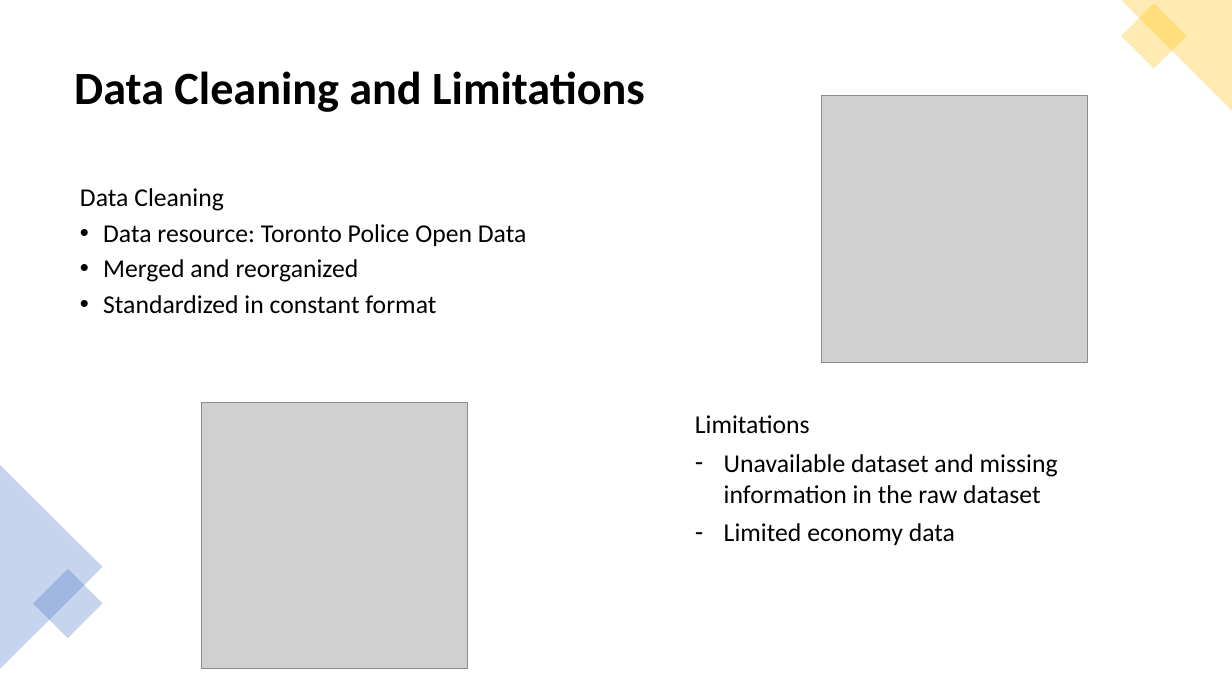
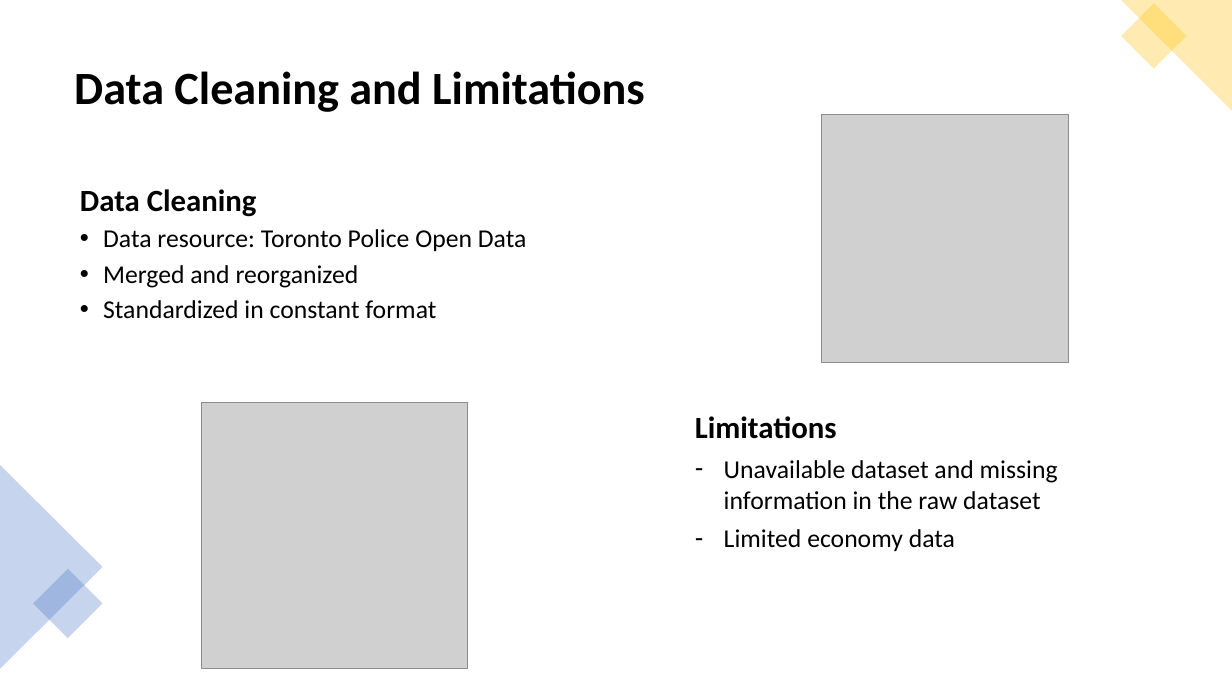
Before and after one commit to neha-nayeem/Project-01, a slide deck: slide 5 of Presentation - Project 01.pptx. Drawn at 1232x693 pixels with LibreOffice and Linux fonts; fonts in the diff are those of the drawing; grey boxes stand for pictures. Boxes give left, top, right and bottom in pixels: in the first picture for what was removed or moved away, otherwise in the second. Text is boxed around its words. In the diff, an @@ line names an element or a change of style, - is before the commit and + after.

```diff
--- a/Presentation - Project 01.pptx
+++ b/Presentation - Project 01.pptx
@@ picture: place and size @@
-picture at <box>822,96,1088,362</box>
+picture at <box>822,115,1069,362</box>
@@ text at <box>80,189,257,217</box>: size 20 to 24 pt, bold on in "Data Cleaning" @@
@@ text at <box>695,416,837,439</box>: size 20 to 24 pt, bold on in "Limitations" @@
```
Also in this commit, not shown: 1 other slide changed.
